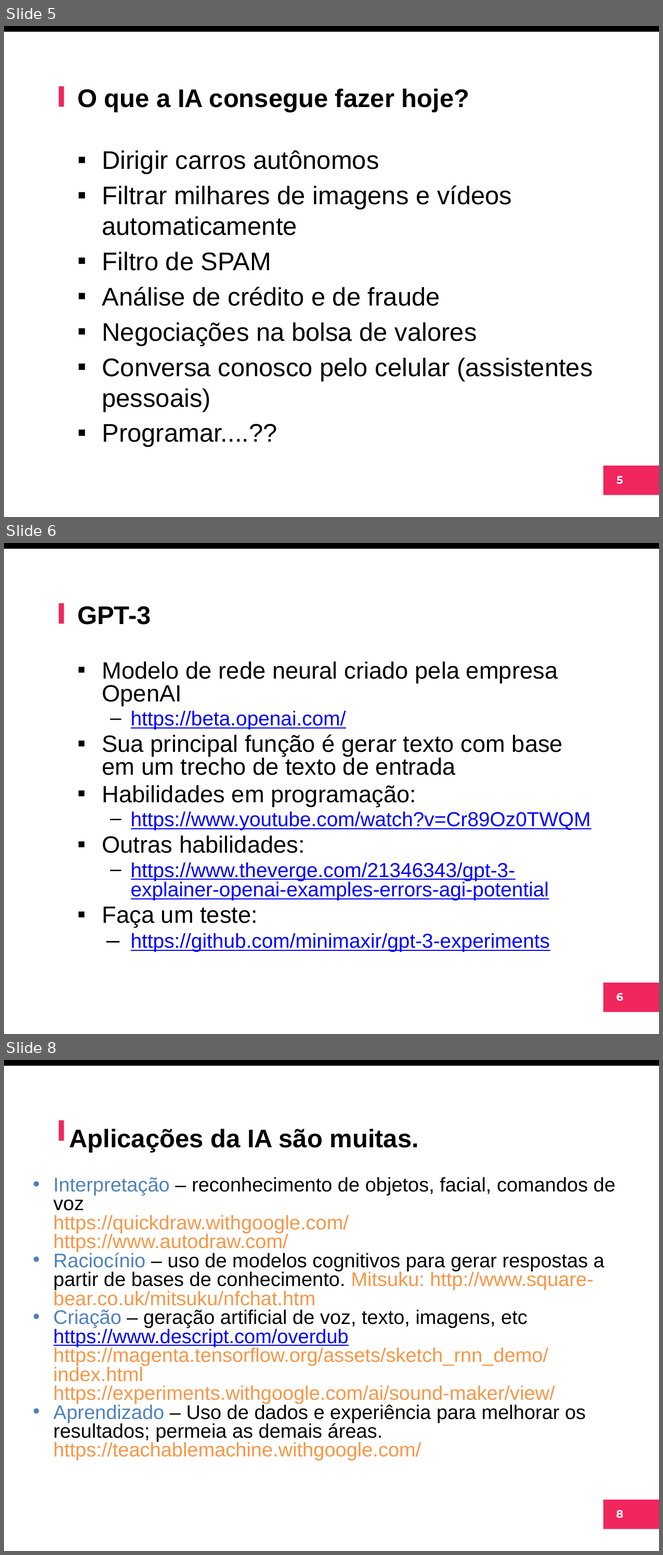
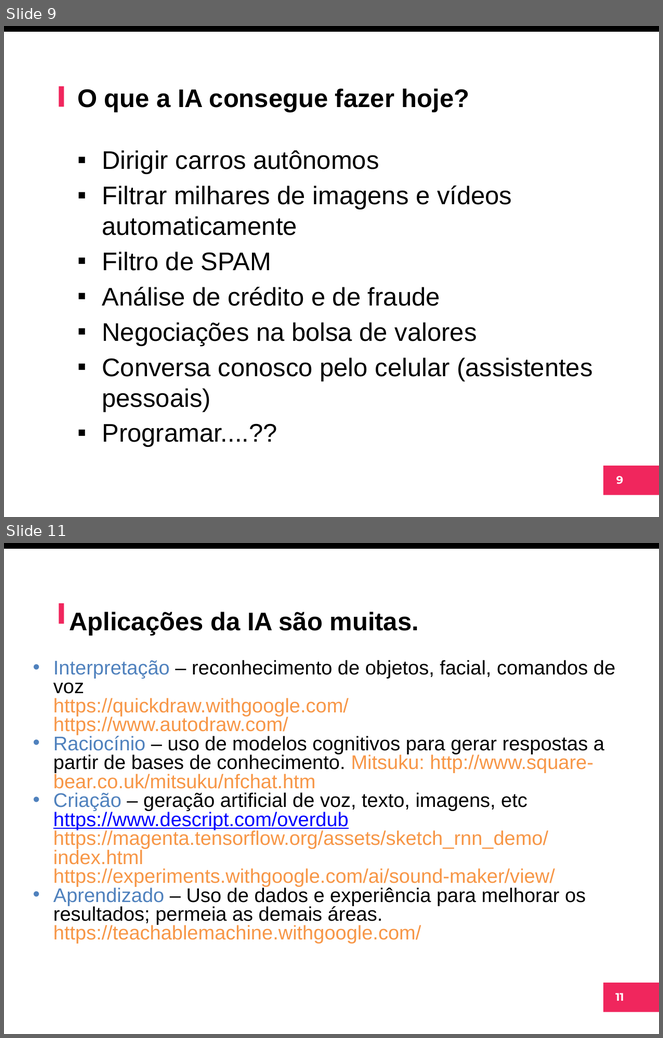
Before and after one commit to arnaldojr/ml, a slide deck: material/aulas/lab01/IntroIA.pptx. Shown one above the other, each under a label of ours: slides 5, 6 and 8 before the commit, slides 9 and 11 after it; the slides between them are not shown. The pictures are 663x1555 and 663x1038 pixels, drawn with LibreOffice and Linux fonts; fonts in the diff are those of the drawing; background and template pictures are left out. Boxes give left, top, right and bottom in pixels: in the first picture for what was removed or moved away, otherwise in the second. Text is boxed around its words. In the diff, an @@ line names an element or a change of style, - is before the commit and + after.

```diff
--- a/material/aulas/lab01/IntroIA.pptx
+++ b/material/aulas/lab01/IntroIA.pptx
@@ slide 6 removed at (4, 543, 659, 1034), background #FFFFFF; not listed: 4 template elements that a slide beside it also shows @@
@@ title removed at (77, 606, 151, 625) @@
-GPT-3
@@ text removed at (102, 662, 591, 952) @@
-▪ Modelo de rede neural criado pela empresa OpenAI
-  – https://beta.openai.com/
-▪ Sua principal função é gerar texto com base em um trecho de texto de entrada
-▪ Habilidades em programação:
-  – https://www.youtube.com/watch?v=Cr89Oz0TWQM
-▪ Outras habilidades:
-  – https://www.theverge.com/21346343/gpt-3-explainer-openai-examples-errors-agi-potential
-▪ Faça um teste:
-  – https://github.com/minimaxir/gpt-3-experiments
@@ what was slide 5 is now slide 9 @@
@@ page number at (617, 476, 623, 485): text changed @@
-5
+9
@@ what was slide 8 is now slide 11 @@
@@ page number at (616, 993, 624, 1001): text changed @@
-8
+11
```
Also in this commit, not shown: 6 slides changed, 8 slides added, 8 other slides removed.
